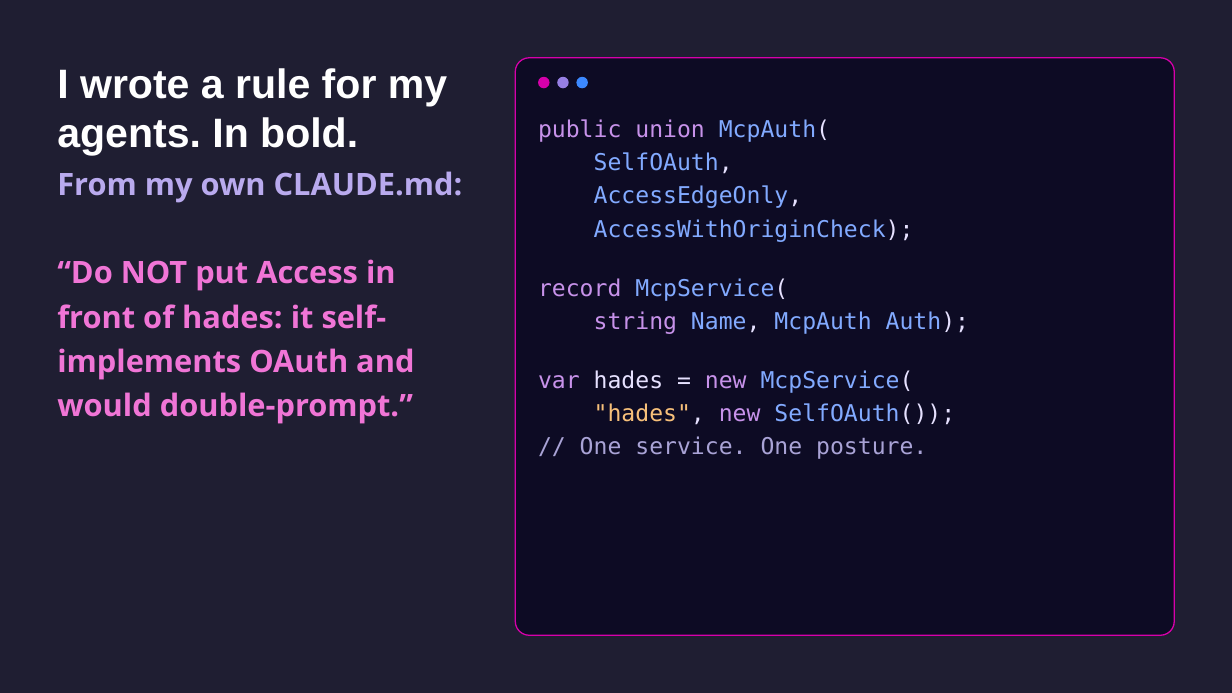
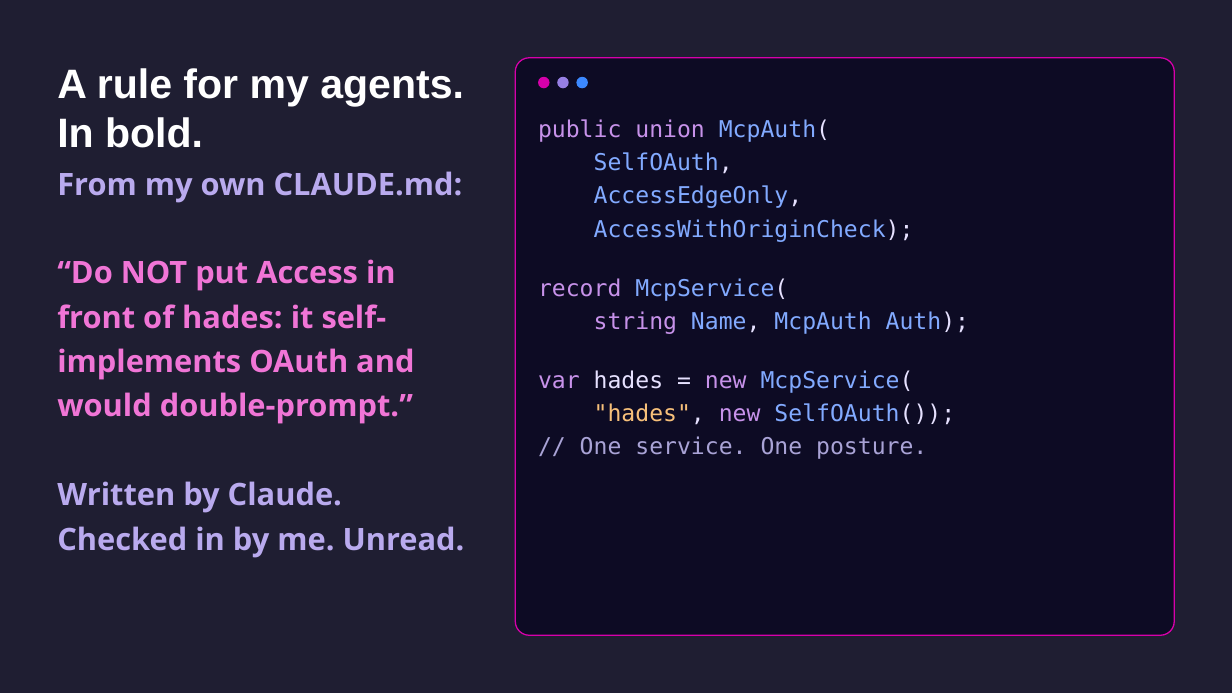
Before and after one commit to CamSoper/infrastructure-as-actual-code, a slide deck: slide 10 of slides/infrastructure-as-actual-code.pptx. Drawn at 1232x693 pixels with LibreOffice and Linux fonts; fonts in the diff are those of the drawing. Boxes give left, top, right and bottom in pixels: in the first picture for what was removed or moved away, otherwise in the second. Text is boxed around its words. In the diff, an @@ line names an element or a change of style, - is before the commit and + after.

```diff
--- a/slides/infrastructure-as-actual-code.pptx
+++ b/slides/infrastructure-as-actual-code.pptx
@@ title at [57,68,464,148]: text changed @@
-I wrote a rule for my agents. In bold.
+A rule for my agents. In bold.
@@ text at [57,481,465,558]: paragraph added @@
+Written by Claude. Checked in by me. Unread.
```
Also in this commit, not shown: 2 other files.
